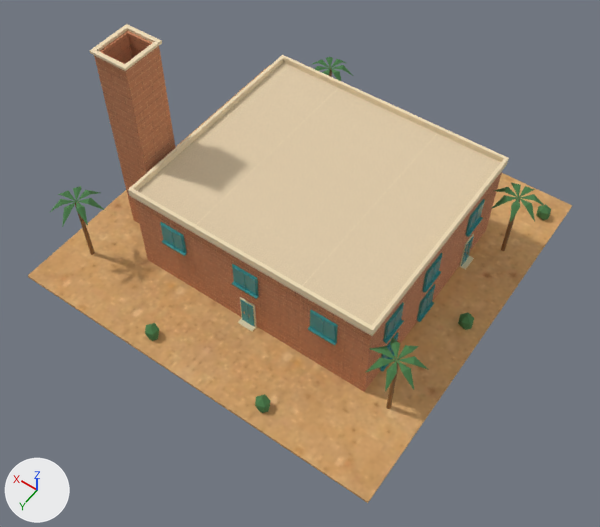
What one commit did to the glTF model game/assets/desert-dreams-3d/163-blender.glb.
Rendered twice from a camera (50 mm lens) standing at (-24.0, 34.8, 51.1) and looking at (-2.6, 4.9, 4.2). Every picture has the same lights, and +X, +Y and +Z are marked at lower left. The first picture is the older version. Objects named as collision shapes, trigger or cutter boxes, shadow casters or lower levels of detail are left out. Vertices at exactly the same position are counted once.

In view in the first picture: 'flat-roof-brick-chimney-factory factory_brick • limestone', 'flat-roof-brick-chimney-factory factory_joint', 'flat-roof-brick-chimney-factory foliage.001', 'flat-roof-brick-chimney-factory frame', 'flat-roof-brick-chimney-factory glass', 'flat-roof-brick-chimney-factory office_trim', 'flat-roof-brick-chimney-factory roof • stucco', 'flat-roof-brick-chimney-factory sand • desert-sand', 'flat-roof-brick-chimney-factory teal' and 1 more.
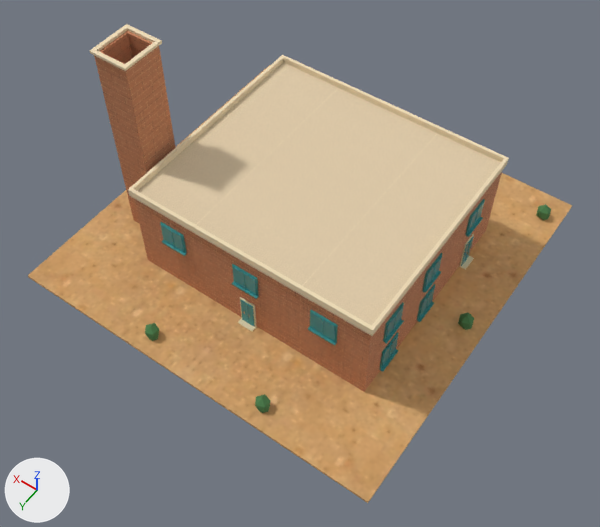
What differs and where, as boxes (x1, y1, x2, y2) in the pictures (600 x 527 px):
'flat-roof-brick-chimney-factory foliage.001', reshaped: before (49, 57, 551, 413); after (145, 204, 551, 413)
'flat-roof-brick-chimney-factory frame', deleted: before (75, 67, 521, 409)
part 1 of me_faceted_palm_frond, deleted (green): before (491, 183, 546, 223)
part 2 of me_faceted_palm_frond, deleted (green): before (49, 186, 106, 227)
part 3 of me_faceted_palm_frond, deleted (green): before (365, 338, 429, 392)
part 4 of me_faceted_palm_frond, deleted: before (310, 57, 352, 81)

The edits, one by one:
me_faceted_palm_frond is used by ob_flat_roof_brick_chimney_factory_foliage_001; location (0.0, 0.0, 0.0).
me_faceted_palm_frond had 308 vertices, 488 faces and spanned x -14.9..15.1, y -15.0..14.5, z 0.0..6.7.
me_faceted_palm_frond now has 192 vertices, 320 faces and spans x -14.5..14.5, y -13.5..14.5, z 0.0..1.5.
me_faceted_palm_frond part 1: the loose piece of 29 vertices spanning x -14.9..-10.9, y -10.0..-6.0, z 5.6..6.6 is deleted.
me_faceted_palm_frond part 2: the loose piece of 29 vertices spanning x 11.1..15.1, y 9.0..13.0, z 5.6..6.6 is deleted.
me_faceted_palm_frond part 3: the loose piece of 29 vertices spanning x -14.9..-10.9, y 7.0..11.0, z 5.7..6.7 is deleted.
me_faceted_palm_frond part 4: the loose piece of 29 vertices spanning x 5.1..9.1, y -15.0..-11.0, z 4.8..5.8 is deleted.
Object 'flat-roof-brick-chimney-factory frame' (ob_flat_roof_brick_chimney_factory_frame) is deleted.
